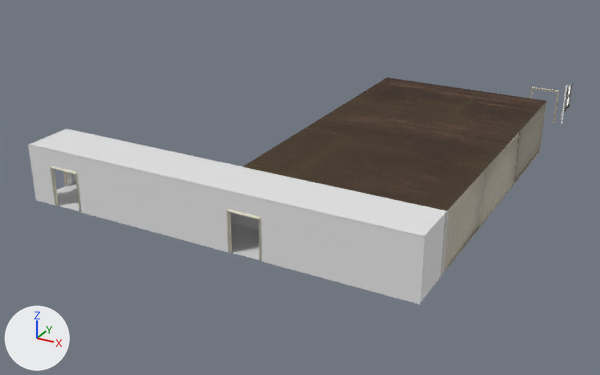
A saved change to the Blender file assets/models/apartments/apartments.blend.
The view is the same before and after, from a 50 mm lens placed at (23.1, -33.2, 19.9), pointed at (-1.3, 11.2, -2.3). Arrows for +X, +Y and +Z are at lower left; the lights stay in place.

In view in the first picture: 'Apartment', 'Doorframe', 'Doorframe.007', 'Doorframe.008', 'Doorframe.010', 'Hallway', 'Window'.
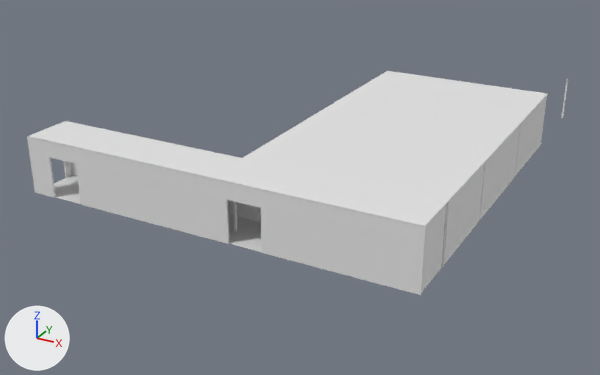
Where the newer file only moved an object's origin or applied its transform, the numbers keep the older frame.

What differs and where, as boxes (x1, y1, x2, y2) in the pictures (600 x 375 px; the box of a moved part takes in the faces that stretch with it):
```json
{"object": "Hallway", "change": "reshaped", "before": [28, 129, 448, 304], "after": [27, 121, 449, 295]}
{"object": "Apartment", "change": "reshaped, moved", "before": [243, 77, 547, 274], "after": [243, 71, 547, 267]}
{"object": "Doorframe.007", "change": "hidden", "before": [227, 209, 262, 262]}
{"object": "Doorframe.008", "change": "hidden", "before": [50, 166, 82, 213]}
{"object": "Doorframe", "change": "moved", "before": [530, 87, 559, 124], "after": [233, 201, 237, 231]}
{"object": "Window", "change": "moved", "before": [564, 83, 573, 112], "on screen": "not visible afterwards"}
{"object": "Doorframe.010", "change": "no longer drawn", "before": [63, 171, 68, 186]}
{"part": 1, "of": "me_plane_010", "change": "moved or reshaped", "before": [243, 77, 547, 211], "after": [259, 143, 542, 267]}
{"part": 2, "of": "me_plane_010", "change": "moved or reshaped", "before": [443, 150, 541, 274], "after": [243, 71, 547, 201]}
{"part": 3, "of": "me_plane_010", "change": "added", "after": [442, 95, 547, 263]}
{"part": 4, "of": "me_plane_010", "change": "deleted", "before": [479, 131, 520, 227]}
{"part": 5, "of": "me_plane_010", "change": "deleted", "before": [441, 171, 484, 273]}
{"part": 6, "of": "me_plane_010", "change": "deleted", "before": [514, 103, 546, 183]}
{"part": 7, "of": "me_plane_014", "change": "moved or reshaped", "before": [57, 183, 442, 303], "after": [54, 175, 442, 293]}
{"part": 8, "of": "me_plane_014", "change": "moved or reshaped", "before": [30, 129, 447, 236], "after": [30, 121, 448, 226]}
{"part": 9, "of": "me_plane_014", "change": "rebuilt", "before": [28, 129, 448, 304], "after": [27, 121, 449, 295]}
{"part": 10, "of": "me_plane_014", "change": "deleted", "before": [32, 145, 445, 301]}
{"part": 11, "of": "me_plane_023", "change": "moved or reshaped", "before": [50, 87, 559, 262], "after": [233, 201, 237, 231]}
```

The change, as JSON lines over the scene's bpy script:
```json
{"block": "me_plane_010", "where": "# used by ob_apartment; location = (6.01, 11.12, 1.27)"}
{"op": "remove", "block": "me_plane_010", "code": "me_plane_010.from_pydata(...)  # 169 vertices, 93 faces; spans x -5.5..6.0, y -9.6..9.9, z -1.8..1.7"}
{"op": "remove", "block": "me_plane_010", "code": "me_plane_010.materials.append(mat_apartment)"}
{"op": "add", "block": "me_plane_010", "code": "me_plane_010.from_pydata(...)  # 170 vertices, 109 faces; spans x 0.5..12.0, y 1.5..21.0, z 0.0..3.5"}
{"block": "me_plane_010", "change": "me_plane_010 part 1: the loose piece of 4 vertices spanning x -5.5..6.0, y -9.6..9.9, z 1.7 is moved by (6.0, 11.1, -1.7)"}
{"block": "me_plane_010", "change": "me_plane_010 part 2: the loose piece of 4 vertices spanning x -5.5..6.0, y -9.6..9.9, z -1.8 is moved by (6.0, 11.1, 5.3)"}
{"block": "me_plane_010", "change": "me_plane_010 part 3: a new loose piece of 162 vertices spanning x 0.6..12.0, y 1.5..21.0, z 0.0..3.5"}
{"block": "me_plane_010", "change": "me_plane_010 part 4: the loose piece of 48 vertices spanning x -5.5..5.9, y -3.6..3.3, z -1.8..1.7 is deleted"}
{"block": "me_plane_010", "change": "me_plane_010 part 5: the loose piece of 24 vertices spanning x 1.5..5.9, y -9.6..-3.7, z -1.8..1.7 is deleted"}
{"block": "me_plane_010", "change": "me_plane_010 part 6: 18 vertices removed from x -2.5..5.9, y 3.4..9.8, z -1.8..1.7"}
{"block": "me_plane_014", "where": "# used by ob_hallway; location = (12.0, 1.5, 1.5); scale = (12.0, 1.5, 1.0)"}
{"op": "remove", "block": "me_plane_014", "code": "me_plane_014.from_pydata(...)  # 110 vertices, 58 faces; spans x -2.0..0.0, y -2.03..0.03, z -2.0..1.5"}
{"op": "add", "block": "me_plane_014", "code": "me_plane_014.from_pydata(...)  # 110 vertices, 73 faces; spans x -2.0..0.0, y -2.03..0.03, z -1.5..2.0"}
{"block": "me_plane_014", "change": "me_plane_014 part 7: the loose piece of 4 vertices spanning x -2.0..0.0, y -2.0..0.0, z -2.0 is moved by (0.0, 0.0, 0.5)"}
{"block": "me_plane_014", "change": "me_plane_014 part 8: the loose piece of 4 vertices spanning x -2.0..0.0, y -2.0..0.0, z 1.5 is moved by (0.0, 0.0, 0.5)"}
{"block": "me_plane_014", "change": "me_plane_014 part 9: the loose piece of 60 vertices spanning x -2.0..0.0, y -2.03..0.03, z -2.0..1.5 is rebuilt with 102 vertices and now spans x -2.0..0.0, y -2.03..0.03, z -1.5..2.0"}
{"block": "me_plane_014", "change": "me_plane_014 part 10: the loose piece of 42 vertices spanning x -2.0..0.0, y -1.97..-0.03, z -2.0..1.5 is deleted"}
{"block": "me_plane_023", "where": "me_plane_023.from_pydata(...)  # 16 vertices, 12 faces; spans x -1.0..1.0, y -0.08..0.08, z -1.55..0.95"}
{"block": "me_plane_023", "where": "# used by ob_doorframe_006; location = (2.5, 1.5, 1.05); rotation_euler = (0.0, 0.0, -3.142), in degrees (0, 0, -180)"}
{"block": "me_plane_023", "change": "me_plane_023 part 11: the whole mesh is moved by (0.0, 0.0, 1.55)"}
{"op": "set", "path": "ob_apartment.location", "old": "(6.01, 11.12, 1.27)", "new": "(0.0, 0.0, 0.0)"}
{"op": "set", "path": "ob_doorframe_007.location", "old": "(2.5, -1.5, 1.05)", "new": "(2.5, -1.5, 0.0)"}
{"op": "add", "block": "ob_doorframe_007", "code": "ob_doorframe_007.hide_set(True)"}
{"op": "set", "path": "ob_doorframe_008.location", "old": "(-9.5, -1.5, 1.05)", "new": "(-9.5, -1.5, 0.0)"}
{"op": "add", "block": "ob_doorframe_008", "code": "ob_doorframe_008.hide_set(True)"}
{"op": "set", "path": "ob_doorframe.location", "old": "(10.5, 27.0, 1.05)", "new": "(0.0, 0.0, 0.0)"}
{"op": "set", "path": "ob_window.location", "old": "(12.0, 28.5, 0.0)", "new": "(0.0, 0.0, 0.5)"}
```
